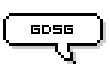
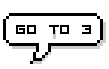
Revision of a layered 109 x 69 image; what changed, layer by layer:
renamed "gdsg" to "go to 3", painted on it over [16, 25, 91, 34]
added layer "Layer 7" in group "Group 1" over [53, 30, 56, 39]
added layer "Layer 6" in group "Group 1" over [30, 43, 51, 64]
painted on "Layer 3" over [55, 43, 76, 64]
removed layer "Layer 4" from group "Group 1" over [58, 43, 70, 58]
